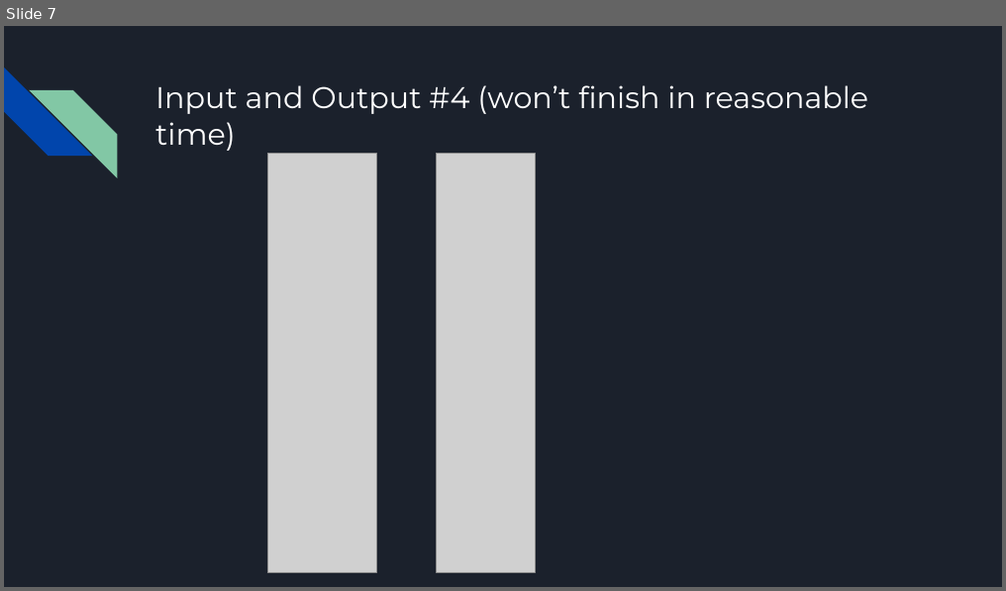
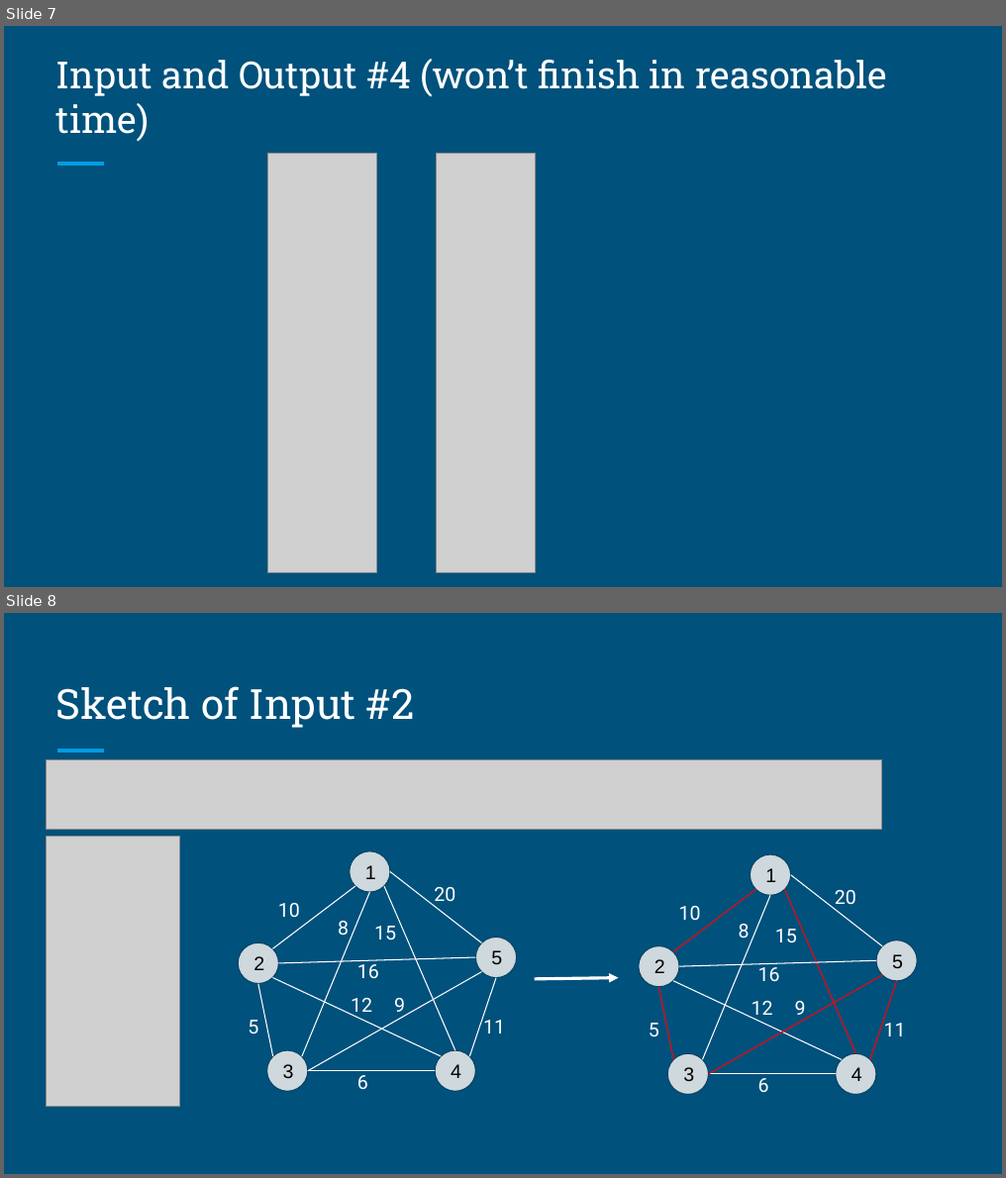
Before and after one commit to yehunj/np-project, a slide deck: presentations/Problem Presentation.pptx. Shown one above the other, each under a label of ours: slide 7 before the commit, slides 7 and 8 after it. The pictures are 1006x591 and 1006x1178 pixels, drawn with LibreOffice and Linux fonts; fonts in the diff are those of the drawing; grey boxes stand for pictures. Boxes give left, top, right and bottom in pixels: in the first picture for what was removed or moved away, otherwise in the second. Text is boxed around its words. In the diff, an @@ line names an element or a change of style, - is before the commit and + after.

```diff
--- a/presentations/Problem Presentation.pptx
+++ b/presentations/Problem Presentation.pptx
@@ slide 8 added at (4,613,1002,1174), background #00517C; not listed: 1 template element that a slide beside it also shows @@
@@ title added at (56,686,415,728), 30 pt, text #FFFFFF @@
+Sketch of Input #2
@@ picture added at (46,760,882,830) @@
@@ picture added at (46,837,179,1107) @@
@@ arrow added from (534, 979) to (619, 978), #FFFFFF 2.25 pt @@
@@ group added at (238,852,517,1092): 10 lines, 10 texts, 5 ellipses @@
+2
+3
+1
+4
+5
+10
+8
+15
+20
+5
+12
+16
+6
+9
+11
@@ group added at (639,855,917,1095): 10 lines, 10 texts, 5 ellipses @@
+2
+3
+1
+4
+5
+10
+8
+15
+20
+5
+12
+16
+6
+9
+11
@@ slide 7 changed as well @@
@@ background #1B212C to #00517C @@
@@ diag stripe removed at (4,68,92,156) @@
@@ title "Input and Output #4 (won’t ...": place and size @@
-title "Input and Output #4 (won’t ..." at (155,85,868,151)
+title "Input and Output #4 (won’t ..." at (56,59,887,142)
@@ title "Input and Output #4 (won’t ..." at (56,59,887,142): size 21.6 to 27 pt, font Montserrat to Roboto Slab; vertical alignment top to bottom @@
@@ diag stripe removed at (29,90,117,177) @@
@@ line added from (57, 164) to (104, 164), #039BE5 3 pt @@
```
Also in this commit, not shown: 10 other slides changed, 9 other slides added, 2 slides removed, 2 other files.
